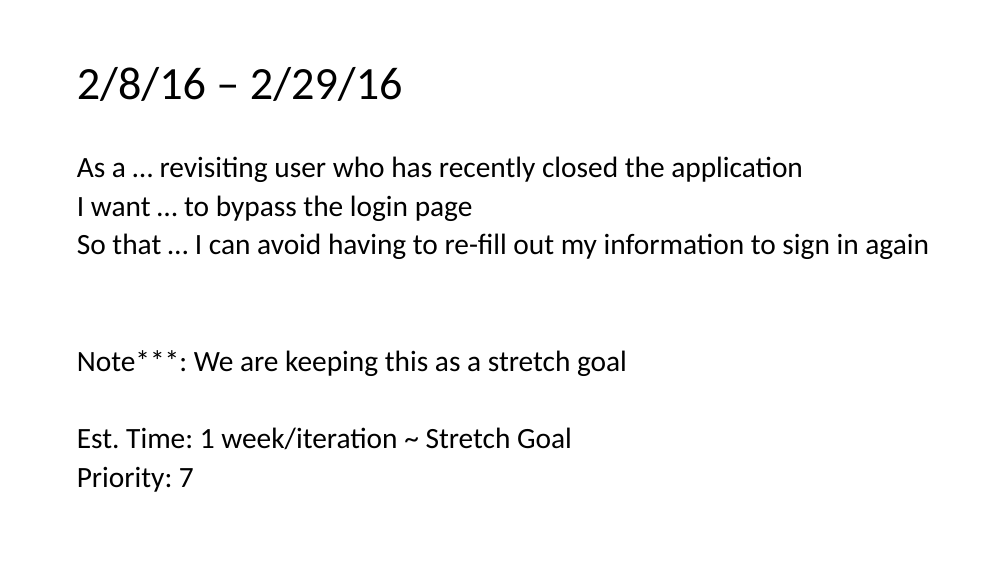
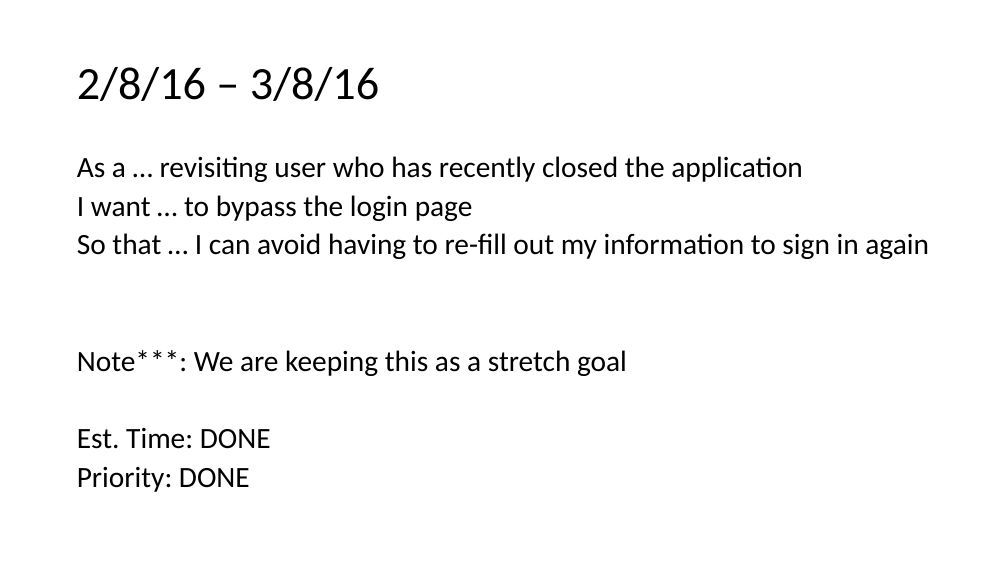
Before and after one commit to ucsdCSE110wi16/CSE110M240T11, a slide deck: slide 11 of UserStoriesV2.pptx. Drawn at 1008x567 pixels with LibreOffice and Linux fonts; fonts in the diff are those of the drawing. Boxes give left, top, right and bottom in pixels: in the first picture for what was removed or moved away, otherwise in the second. Text is boxed around its words. In the diff, an @@ line names an element or a change of style, - is before the commit and + after.

```diff
--- a/UserStoriesV2.pptx
+++ b/UserStoriesV2.pptx
@@ title at [77,67,379,101]: text changed @@
-2/8/16 – 2/29/16
+2/8/16 – 3/8/16
@@ text at [77,428,271,492]: text changed @@
-Est. Time: 1 week/iteration ~ Stretch Goal
-Priority: 7
+Est. Time: DONE
+Priority: DONE
```
Also in this commit, not shown: 10 other slides changed, 1 other file.
